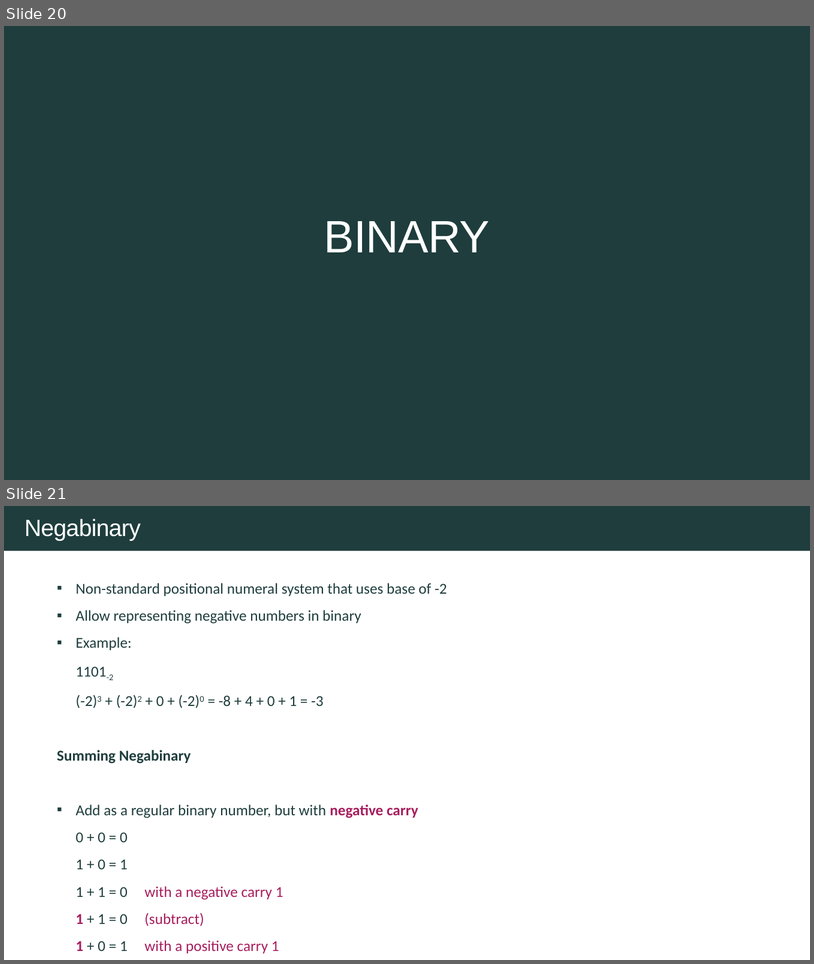
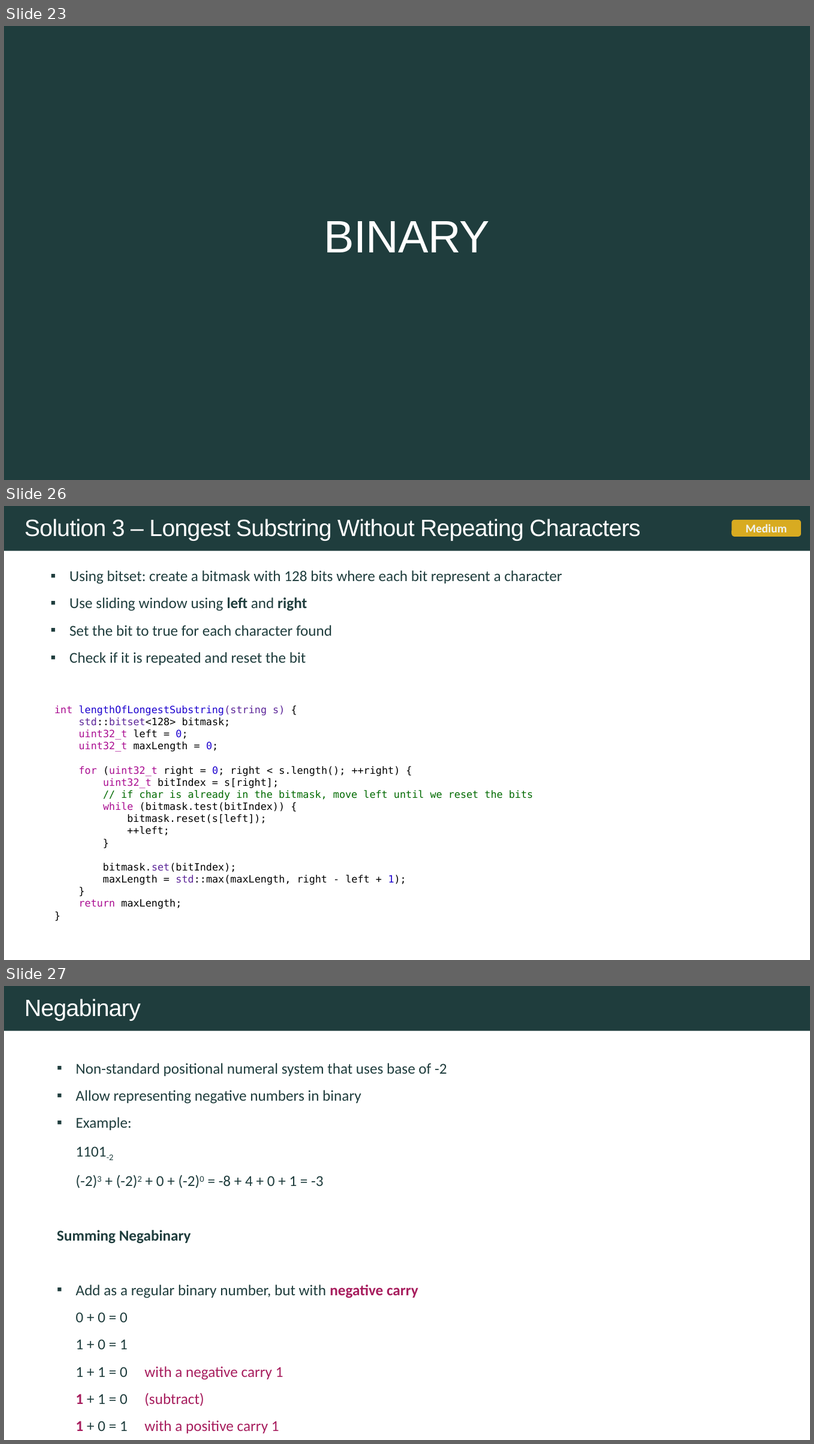
Before and after one commit to rfdavid/coding-interview-handbook-cpp, a slide deck: Algorithm and problem Solving Cheatsheet.pptm. Shown one above the other, each under a label of ours: slides 20 and 21 before the commit, slides 23, 26 and 27 after it; the slides between them are not shown. The pictures are 814x964 and 814x1444 pixels, drawn with LibreOffice and Linux fonts; fonts in the diff are those of the drawing. Boxes give left, top, right and bottom in pixels: in the first picture for what was removed or moved away, otherwise in the second. Text is boxed around its words. In the diff, an @@ line names an element or a change of style, - is before the commit and + after.

```diff
--- a/Algorithm and problem Solving Cheatsheet.pptm
+++ b/Algorithm and problem Solving Cheatsheet.pptm
@@ slide 26 added at (4,506,810,960), background #FFFFFF; not listed: 1 template element that a slide beside it also shows @@
@@ text added at (24,519,641,541), 28 pt, text #FFFFFF @@
+Solution 3 – Longest Substring Without Repeating Characters
@@ rounded rectangle added at (732,520,802,537), fill #E2B120 at 95% opacity, 14 pt, text #F0F3F3, bold @@
+Medium
@@ text added at (69,570,562,665), 18 pt, text #1F3D3D @@
+▪ Using bitset: create a bitmask with 128 bits where each bit represent a character
+▪ Use sliding window using left and right
+▪ Set the bit to true for each character found
+▪ Check if it is repeated and reset the bit
@@ text added at (54,705,533,909), 12 pt, text #000000 @@
+int lengthOfLongestSubstring(string s) {
+std::bitset<128> bitmask;
+uint32_t left = 0;
+uint32_t maxLength = 0;
+for (uint32_t right = 0; right < s.length(); ++right) {
+uint32_t bitIndex = s[right];
+// if char is already in the bitmask, move left until we reset the bits
+while (bitmask.test(bitIndex)) {
+bitmask.reset(s[left]);
+++left;
+}
+bitmask.set(bitIndex);
+maxLength = std::max(maxLength, right - left + 1);
+}
+return maxLength;
+}
@@ what was slide 20 is now slide 23 @@
@@ what was slide 21 is now slide 27 @@
```
Also in this commit, not shown: 4 slides changed, 10 other slides added, 13 other files.
